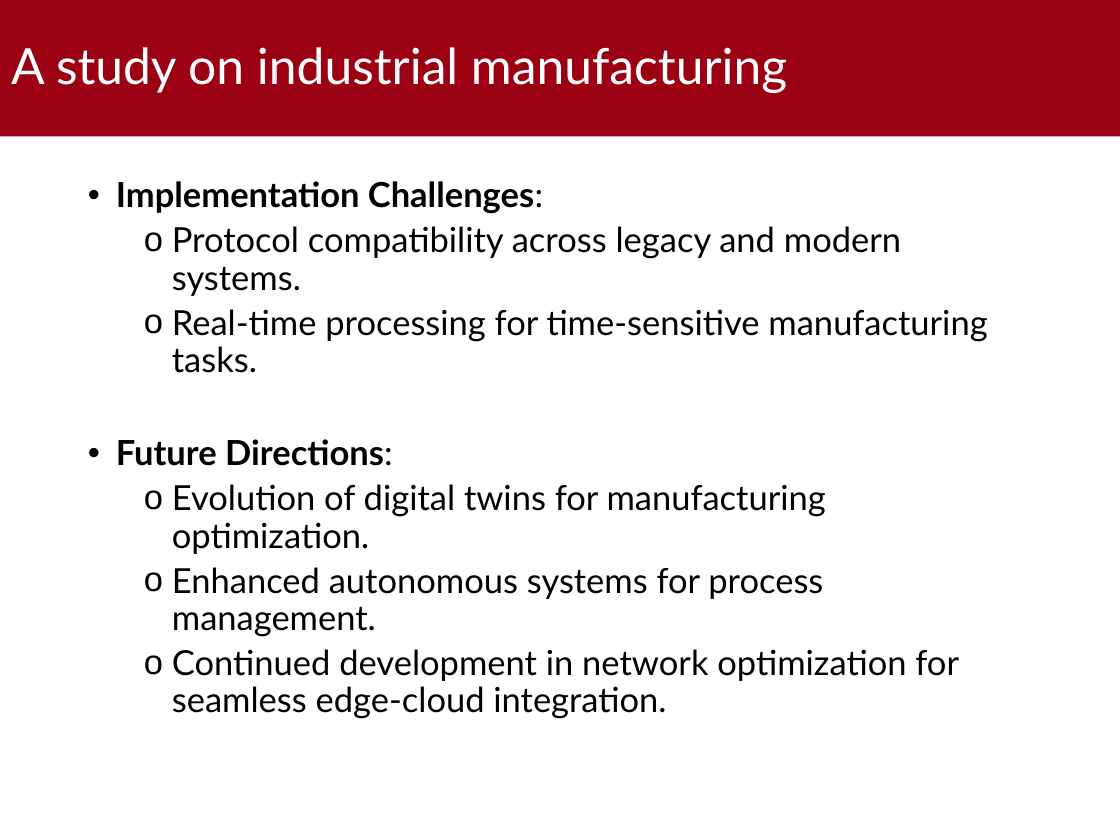
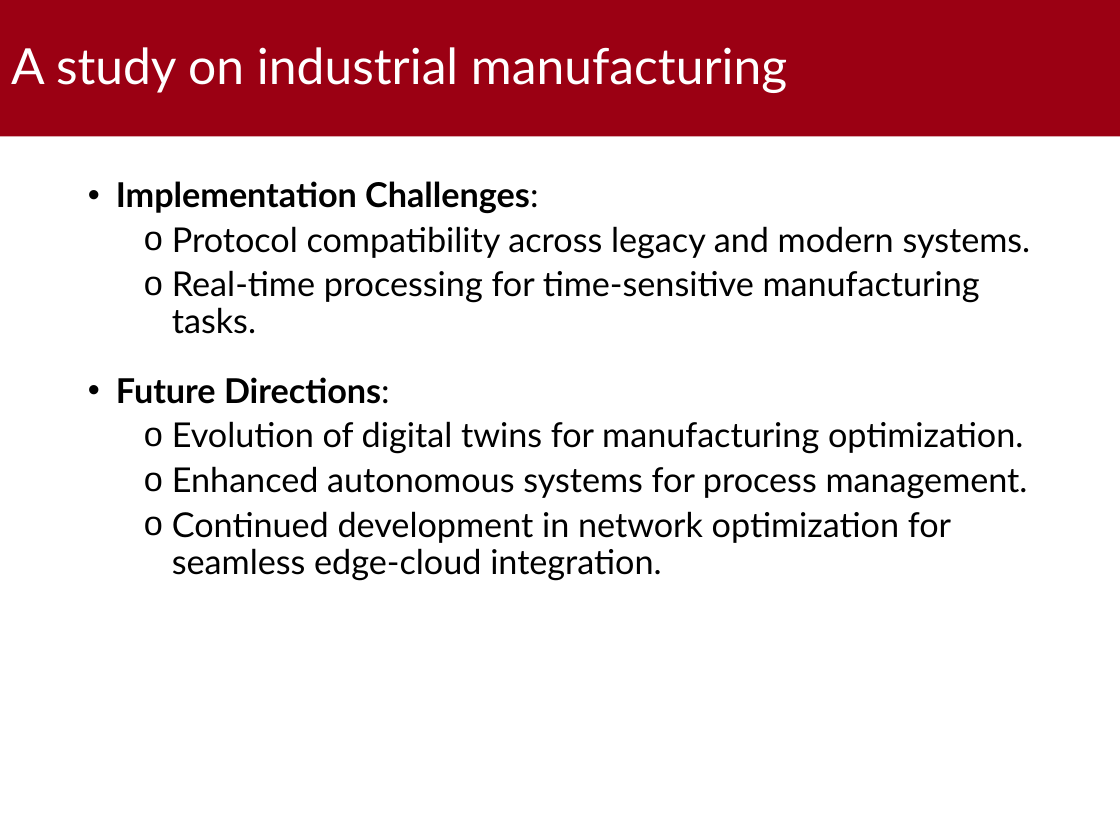
Before and after one commit to MikeIsBack/UniPD-MSc-Computer-Science-courses, a slide deck: slide 13 of Wireless Networks for Mobile Applications/Project/Presentation/Presentation.pptx. Drawn at 1120x840 pixels with LibreOffice and Linux fonts; fonts in the diff are those of the drawing; background and template pictures are left out. Boxes give left, top, right and bottom in pixels: in the first picture for what was removed or moved away, otherwise in the second. Text is boxed around its words. In the diff, an @@ line names an element or a change of style, - is before the commit and + after.

```diff
--- a/Wireless Networks for Mobile Applications/Project/Presentation/Presentation.pptx
+++ b/Wireless Networks for Mobile Applications/Project/Presentation/Presentation.pptx
@@ text "Implementation Challenges:" at (116,181,1031,580): size 22.2 to 22 pt @@
```
Also in this commit, not shown: 4 other slides changed, 3 other files.
